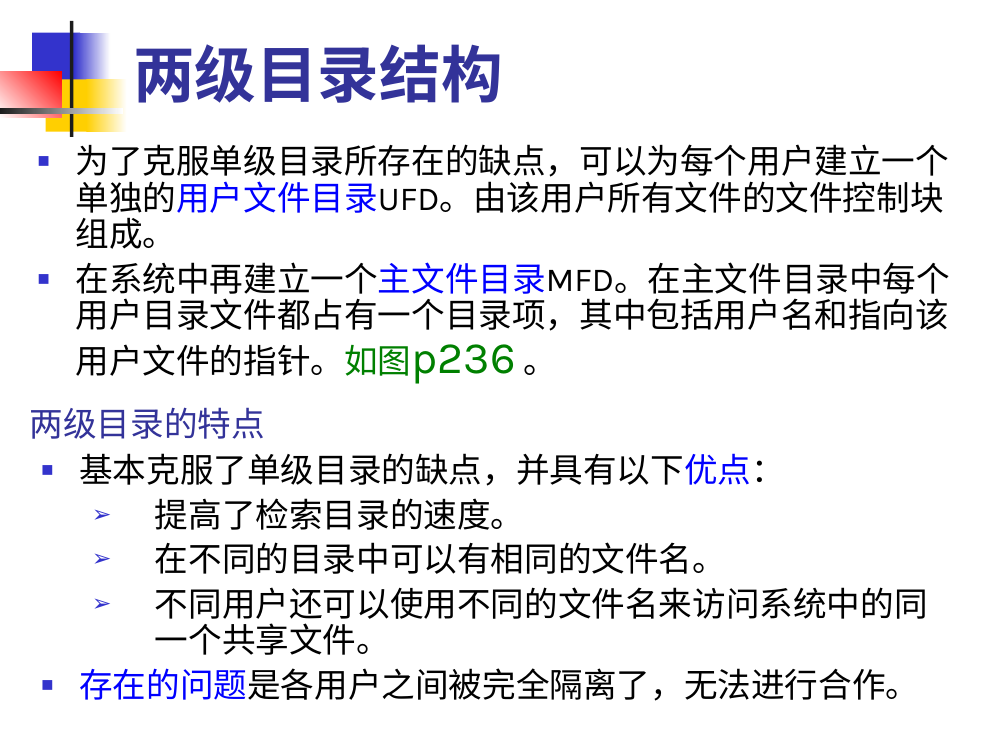
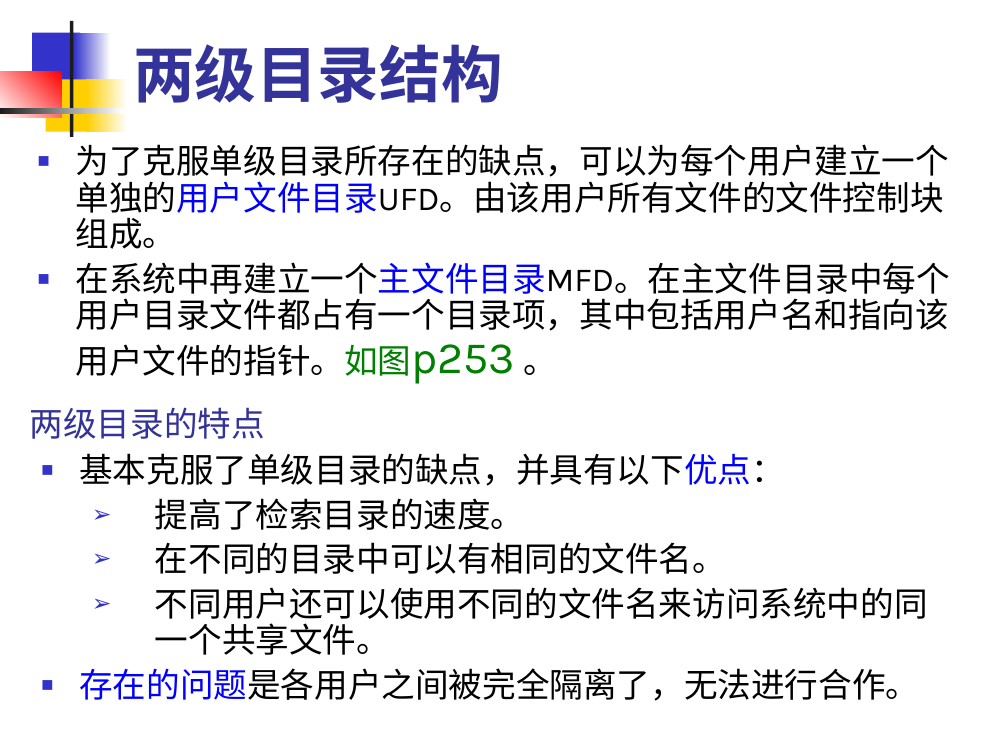
Before and after one commit to edu2act/course-OS, a slide deck: slide 47 of materials/slides/OS_Chap 7.ppt. Drawn at 1008x756 pixels with LibreOffice and Linux fonts; fonts in the diff are those of the drawing. Boxes give left, top, right and bottom in pixels: in the first picture for what was removed or moved away, otherwise in the second. Text is boxed around its words. In the diff, an @@ line names an element or a change of style, - is before the commit and + after.

```diff
--- a/materials/slides/OS_Chap 7.ppt
+++ b/materials/slides/OS_Chap 7.ppt
@@ text at bbox=[76, 262, 951, 384]: text changed @@
-■ 在系统中再建立一个主文件目录MFD。在主文件目录中每个用户目录文件都占有一个目录项，其中包括用户名和指向该用户文件的指针。如图p236 。
+■ 在系统中再建立一个主文件目录MFD。在主文件目录中每个用户目录文件都占有一个目录项，其中包括用户名和指向该用户文件的指针。如图p253 。
```
Also in this commit, not shown: 5 other slides changed, 3 other files.
